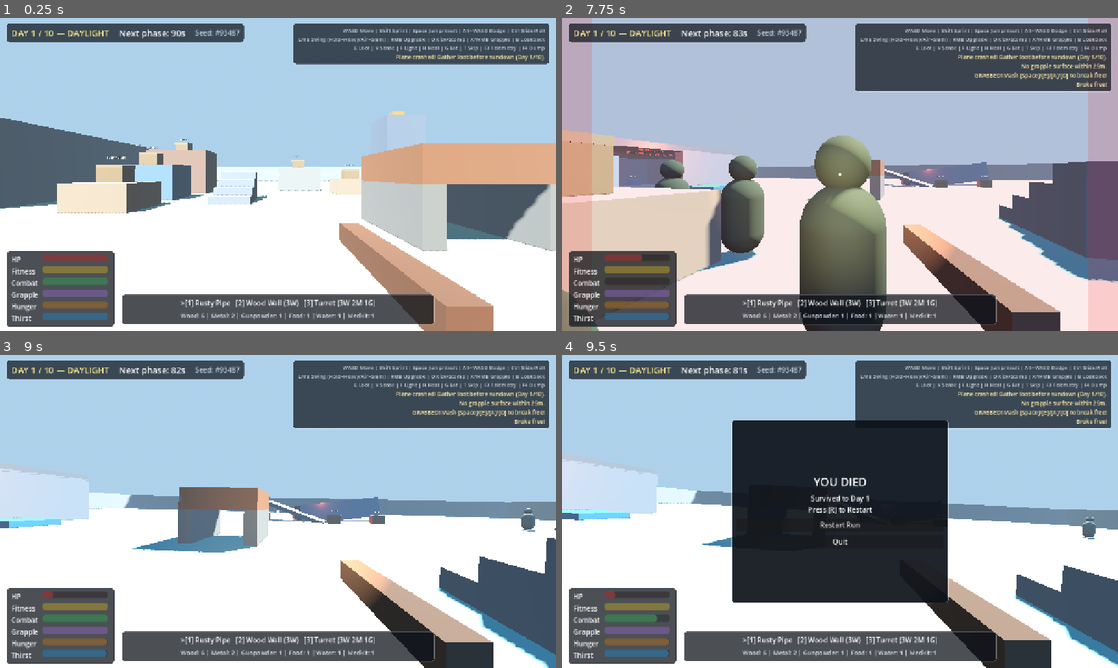
Above: before the commit, frames 1-4 (two rows, left to right).
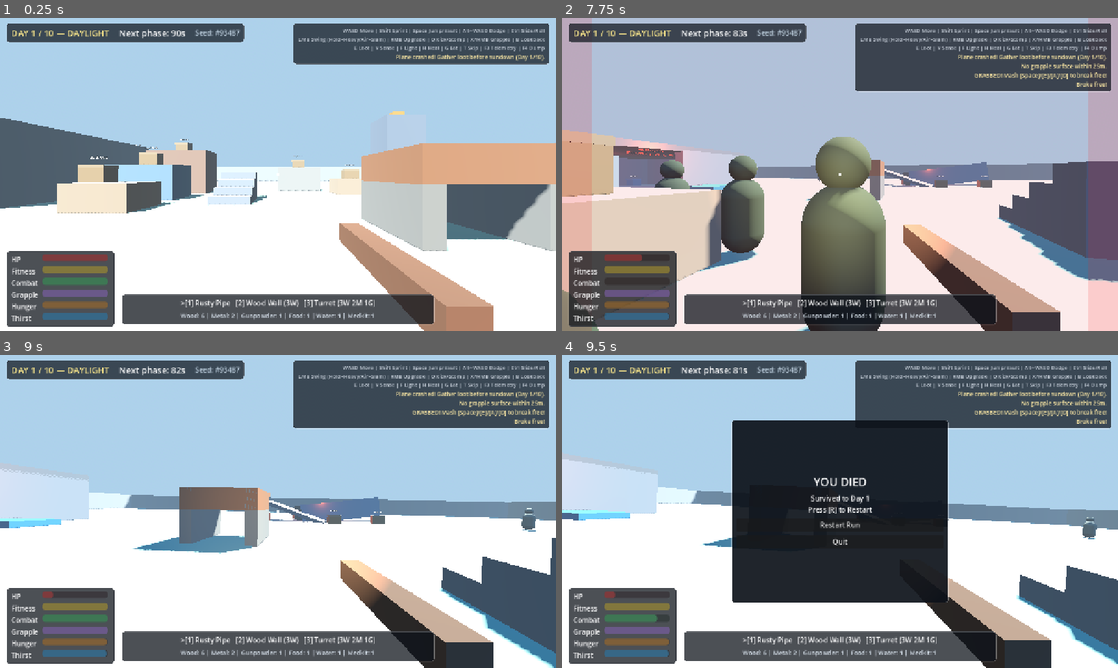
Above: after the commit, the same moments.

Repository: YuriSekaii/Sunfall
Game: Godot game, scene res://scenes/main.tscn
Same seed, same stepped clock (60 frames per second), same inputs: the game is played once before the commit and once after it.
Inputs (mouse positions are in pixels of both pictures, inside the frame that each line leads up to):
- Up to frame 1 (0.25 s): no input
- Up to frame 2 (7.75 s): tap Enter at 0.5 s; move the mouse to (867, 174) at 0.52 s; hold Ctrl (crouch) 0.53-1.28 s; hold W (move_forward) 0.53-5.78 s; click (867, 174) at 0.67 s; tap Space (jump) at 0.77, 1.52, 3.02, 3.77, 4.52, 6.02, 6.77, 7.52 s; tap Q (kick) at 0.8, 1.35, 2.3, 3.8, 5.3, 5.85, 6.8 s; move the mouse to (812, 174) at 1.27 s; click (812, 174) at 1.42 s; tap Ctrl (crouch) every 1.5 s from 1.55 to 7.55 s; move the mouse to (851, 168) at 2.02 s; hold Ctrl (crouch) 2.03-2.78 s; click (851, 168) at 2.17 s; move the mouse to (834, 180) at 2.77 s; tap Alt (dodge) at 2.85 s; click (834, 180) at 2.92 s; move the mouse to (878, 177) at 3.52 s; tap F (flashlight) at 3.6 s; click (878, 177) at 3.67 s; move the mouse to (795, 171) at 4.27 s; tap X (grapple) at 4.35 s; click (795, 171) at 4.42 s; move the mouse to (845, 174) at 5.02 s; hold E (interact) 5.03-5.78 s; click (845, 174) at 5.17 s; tap R (restart_run) at 5.75 s; move the mouse to (817, 168) at 5.77 s; hold D (move_right) 5.78-6.53 s; click (817, 168) at 5.92 s; move the mouse to (867, 174) at 6.52 s; hold B (lookback) 6.53-7.28 s; hold W (move_forward) from 6.53 s (still down); click (867, 174) at 6.67 s; move the mouse to (812, 174) at 7.27 s; click (812, 174) at 7.35 s
- Up to frame 3 (9 s): move the mouse to (289, 505) at 8.02 s; right-click (289, 505) at 8.1 s; click (289, 505) at 8.17 s; tap Q (kick) at 8.3 s; move the mouse to (272, 517) at 8.77 s; release W (move_forward) at 8.78 s; hold A (move_left) from 8.78 s (still down); tap 1 (slot_1) at 8.85 s; click (272, 517) at 8.92 s
- Up to frame 4 (9.5 s): keep holding A (move_left); tap Space (jump) at 9.02 s; tap Ctrl (crouch) at 9.05 s

The runs differ from the first frame. In frame 1, 0.5% of the frame differs, in the area x 14-26%, y 44-53%; in frame 2, 0.3%; in frame 3, 1.0%, in the area x 0-100%, y 36-100%; in frame 4, 0.6%.

Commit message:
Add live autonomous playtest bridge and overhaul melee swings, kicks, and 3D physics reactions

Diff:
--- /dev/null
+++ b/scripts/debug/playtest_bridge.gd
@@ -0,0 +1,230 @@
+extends Node
+
+var _world: Node3D
+var _player: Player
+var _server := TCPServer.new()
+var _peer: StreamPeerTCP = null
+var _buf: String = ""
+var _step_remaining: int = 0
+var _step_wait_peer: bool = false
+
+var _rec_active: bool = false
+var _rec_dir: String = ""
+var _rec_every_n: int = 2
+var _rec_tick: int = 0
+var _rec_frame_idx: int = 0
+var _events: Array[Dictionary] = []
+
+
+func setup(world: Node3D, player: Player, port: int) -> void:
+	_world = world
+	_player = player
+	var err := _server.listen(port, "127.0.0.1")
+	if err != OK:
+		push_error("PlaytestBridge failed to listen on port %d: %d" % [port, err])
+
+
+func _ready() -> void:
+	process_mode = Node.PROCESS_MODE_ALWAYS
+	if is_instance_valid(_player):
+		_player.allow_headless_mouse_look_for_test = true
+		_player._grab_immunity = 0.0
+	if _world.has_method("_set_mouse_captured"):
+		_world.call("_set_mouse_captured", false)
+	if _world.get("_telemetry_panel") != null:
+		(_world.get("_telemetry_panel") as Control).visible = false
+
+
+func push_event(kind: String, data: Dictionary = {}) -> void:
+	var ev := {"t": snappedf(_player._elapsed_time, 0.001) if is_instance_valid(_player) else 0.0, "kind": kind}
+	for k in data.keys():
+		ev[k] = data[k]
+	_events.append(ev)
+	if _events.size() > 64:
+		_events.pop_front()
+
+
+func _physics_process(_delta: float) -> void:
+	if _server.is_connection_available():
+		_peer = _server.take_connection()
+		_buf = ""
+
+	if _rec_active:
+		_rec_tick += 1
+		if (_rec_tick % _rec_every_n) == 0:
+			_grab_rec_frame()
+
+	if _step_remaining > 0:
+		_step_remaining -= 1
+		if _step_remaining == 0 and _step_wait_peer:
+			_step_wait_peer = false
+			_send_json({"ok": true, "state": _collect_state()})
+		return
+
+	_poll_commands()
+
+
+func _grab_rec_frame() -> void:
+	if DisplayServer.get_name() == "headless":
+		return
+	var tex := get_viewport().get_texture()
+	if tex == null:
+		return
+	var img := tex.get_image()
+	if img == null or img.is_empty():
+		return
+	_rec_frame_idx += 1
+	img.save_png(_rec_dir.path_join("f_%05d.png" % _rec_frame_idx))
+
+
+func _poll_commands() -> void:
+	if _peer == null:
+		return
+	_peer.poll()
+	var st := _peer.get_status()
+	if st != StreamPeerTCP.STATUS_CONNECTED:
+		_peer = null
+		return
+	var avail := _peer.get_available_bytes()
+	if avail > 0:
+		_buf += _peer.get_utf8_string(avail)
+	while true:
+		var nl := _buf.find("\n")
+		if nl == -1:
+			break
+		var line := _buf.substr(0, nl).strip_edges()
+		_buf = _buf.substr(nl + 1)
+		if not line.is_empty():
+			_handle_line(line)
+
+
+func _send_json(obj: Dictionary) -> void:
+	if _peer != null and _peer.get_status() == StreamPeerTCP.STATUS_CONNECTED:
+		_peer.put_data((JSON.stringify(obj) + "\n").to_utf8_buffer())
+
+
+func _handle_line(line: String) -> void:
+	var parsed: Variant = JSON.parse_string(line)
+	if not (parsed is Dictionary):
+		_send_json({"ok": false, "err": "bad_json"})
+		return
+	var cmd_d := parsed as Dictionary
+	var cmd := String(cmd_d.get("cmd", ""))
+	match cmd:
+		"state":
+			_send_json({"ok": true, "state": _collect_state()})
+		"input":
+			for a in cmd_d.get("press", []):
+				Input.action_press(String(a))
+			for a in cmd_d.get("release", []):
+				Input.action_release(String(a))
+			if cmd_d.has("yaw_deg"):
+				_player._yaw = deg_to_rad(float(cmd_d["yaw_deg"]))
+				_player.rotation.y = _player._yaw
+			if cmd_d.has("pitch_deg"):
+				_player._pitch = deg_to_rad(float(cmd_d["pitch_deg"]))
+				_player._head.rotation.x = _player._pitch
+			if cmd_d.has("look_at"):
+				var la: Array = cmd_d["look_at"]
+				var target := Vector3(float(la[0]), float(la[1]), float(la[2]))
+				var delta_v := target - _player._camera.global_position
+				var horiz := Vector2(delta_v.x, delta_v.z).length()
+				if horiz > 0.01:
+					_player._yaw = atan2(-delta_v.x, -delta_v.z)
+					_player.rotation.y = _player._yaw
+					_player._pitch = clampf(atan2(delta_v.y, horiz), deg_to_rad(-89.0), deg_to_rad(70.0))
+					_player._head.rotation.x = _player._pitch
+			_send_json({"ok": true})
+		"step":
+			var n := maxi(1, int(cmd_d.get("frames", 1)))
+			_step_remaining = n
+			_step_wait_peer = true
+		"record_start":
+			_rec_dir = String(cmd_d.get("dir", ""))
+			_rec_every_n = maxi(1, int(cmd_d.get("every_n", 2)))
+			DirAccess.make_dir_recursive_absolute(_rec_dir)
+			_rec_frame_idx = 0
+			_rec_tick = 0
+			_rec_active = true
+			_send_json({"ok": true, "dir": _rec_dir})
+		"record_stop":
+			_rec_active = false
+			_send_json({"ok": true, "frames": _rec_frame_idx})
+		"spawn_zombie":
+			var p_arr: Array = cmd_d.get("pos", [0.0, 0.05, 4.0])
+			var z := Zombie.new()
+			z.configure(bool(cmd_d.get("active", false)), bool(cmd_d.get("brute", false)), false)
+			_world.add_child(z)
+			z.global_position = Vector3(float(p_arr[0]), float(p_arr[1]), float(p_arr[2]))
+			var d := _player.global_position - z.global_position
+			d.y = 0.0
+			if d.length() > 0.05:
+				z.rotation.y = atan2(-d.x, -d.z)
+			_send_json({"ok": true, "id": z.get_instance_id()})
+		"clear_zombies":
+			for node in get_tree().get_nodes_in_group("enemies"):
+				if is_instance_valid(node):
+					node.queue_free()
+			_send_json({"ok": true})
+		"teleport":
+			var tp: Array = cmd_d.get("pos", [0.0, 0.05, 8.0])
+			_player.global_position = Vector3(float(tp[0]), float(tp[1]), float(tp[2]))
+			_player.velocity = Vector3.ZERO
+			if cmd_d.has("yaw_deg"):
+				_player._yaw = deg_to_rad(float(cmd_d["yaw_deg"]))
+				_player.rotation.y = _player._yaw
+			if cmd_d.has("pitch_deg"):
+				_player._pitch = deg_to_rad(float(cmd_d["pitch_deg"]))
+				_player._head.rotation.x = _player._pitch
+			_player._is_crouching = false
+			_player._slide_timer = 0.0
+			_player._vaulting = false
+			_player._ledge_hanging = false
+			_player._wall_running = false
+			_player._dropkicking = false
+			_player._grabbed_by = null
+			_send_json({"ok": true})
+		"quit":
+			_rec_active = false
+			_send_json({"ok": true})
+			get_tree().quit(0)
+		_:
+			_send_json({"ok": false, "err": "unknown_cmd"})
+
+
+func _collect_state() -> Dictionary:
+	var zombies_out: Array[Dictionary] = []
+	for node in get_tree().get_nodes_in_group("enemies"):
+		if node is Zombie and is_instance_valid(node):
+			var z := node as Zombie
+			zombies_out.append({
+				"id": z.get_instance_id(),
+				"pos": [snappedf(z.global_position.x, 0.02), snappedf(z.global_position.y, 0.02), snappedf(z.global_position.z, 0.02)],
+				"vel": [snappedf(z.velocity.x, 0.02), snappedf(z.velocity.y, 0.02), snappedf(z.velocity.z, 0.02)],
+				"hp": snappedf(z.hp, 0.1),
+				"downed": z.is_downed(),
+				"stagger": snappedf(z.stagger_timer, 0.02),
+				"anim": z._current_anim,
+				"dist": snappedf(_player.global_position.distance_to(z.global_position), 0.02),
+			})
+	var evs := _events.duplicate()
+	_events.clear()
+	return {
+		"pos": [snappedf(_player.global_position.x, 0.02), snappedf(_player.global_position.y, 0.02), snappedf(_player.global_position.z, 0.02)],
+		"vel": [snappedf(_player.velocity.x, 0.02), snappedf(_player.velocity.y, 0.02), snappedf(_player.velocity.z, 0.02)],
+		"speed": snappedf(Vector2(_player.velocity.x, _player.velocity.z).length(), 0.02),
+		"yaw_deg": snappedf(rad_to_deg(_player._yaw), 0.1),
+		"pitch_deg": snappedf(rad_to_deg(_player._pitch), 0.1),
+		"move_state": _player.move_state,
+		"fpp_anim": _player._current_fpp_anim,
+		"hp": snappedf(_player.hp, 0.1),
+		"fitness": snappedf(_player.fitness, 0.02),
+		"stamina": snappedf(_player.stamina, 0.02),
+		"slot": _player.active_slot,
+		"inv": _player.inventory.duplicate(),
+		"prompt": _player._prompt_text,
+		"is_night": bool(_world.get("is_night")),
+		"day": int(_world.get("day")),
+		"zombies": zombies_out,
+		"events": evs,
+	}
--- a/scripts/player.gd
+++ b/scripts/player.gd
@@ -142,6 +142,9 @@
 var _melee_sweep_apex_recorded: bool = false
 var _melee_hit_targets: Array[Zombie] = []
 var _melee_candidate_ids: Dictionary = {}
+var _world_hit_done: bool = false
+var _swing_trail_mesh: MeshInstance3D
+var _swing_trail_timer: float = 0.0
 var _hit_pause_timer: float = 0.0
 
 var _kick_hit_timer: float = -1.0
@@ -303,6 +306,20 @@
 	_grapple_beam.material_override = gmat
 	_grapple_beam.visible = false
 	get_tree().root.call_deferred("add_child", _grapple_beam)
+
+	_swing_trail_mesh = MeshInstance3D.new()
+	var t_quad := QuadMesh.new()
+	t_quad.size = Vector2(0.72, 0.018)
+	_swing_trail_mesh.mesh = t_quad
+	_swing_trail_mesh.position = Vector3(0.0, -0.06, -0.72)
+	var t_mat := StandardMaterial3D.new()
+	t_mat.shading_mode = BaseMaterial3D.SHADING_MODE_UNSHADED
+	t_mat.transparency = BaseMaterial3D.TRANSPARENCY_ALPHA
+	t_mat.cull_mode = BaseMaterial3D.CULL_DISABLED
+	t_mat.albedo_color = Color(0.92, 0.95, 1.0, 0.0)
+	_swing_trail_mesh.material_override = t_mat
+	_swing_trail_mesh.visible = false
+	_camera.add_child(_swing_trail_mesh)
 
 	_build_ghost = MeshInstance3D.new()
 	_build_ghost.visible = false
@@ -425,6 +442,12 @@
 	_dropkick_standup_timer = maxf(0.0, _dropkick_standup_timer - delta)
 	_stomp_timer = maxf(0.0, _stomp_timer - delta)
 	_swing_roll_timer = maxf(0.0, _swing_roll_timer - delta)
+	_swing_trail_timer = maxf(0.0, _swing_trail_timer - delta)
+	if is_instance_valid(_swing_trail_mesh):
+		_swing_trail_mesh.visible = _swing_trail_timer > 0.0
+		if _swing_trail_mesh.visible:
+			var t_mat := _swing_trail_mesh.material_override as StandardMaterial3D
+			t_mat.albedo_color.a = clampf(_swing_trail_timer / 0.14, 0.0, 1.0) * 0.42
 	_look_slew_phase = minf(1.0, _look_slew_phase + delta * 12.0)
 
 	if _hit_pause_timer > 0.0:
@@ -1539,6 +1562,7 @@
 		_play_fpp_anim("stomp", true)
 	Sfx.play(self, "hit", -1.0, 0.68)
 	_spawn_impact_burst(best.global_position + Vector3(0.0, 0.3, 0.0), Color(0.88, 0.08, 0.08))
+	_push_playtest_event("stomp", {"hp": best.hp})
 	log_message.emit("Head Stomp!")
 	return true
 
@@ -1715,7 +1739,11 @@
 
 	if _fpp_rig != null:
 		var target_rig_pos := Vector3(0.0, 0.0, 0.16)
-		if _slide_timer > 0.0:
+		if _dropkicking:
+			target_rig_pos = Vector3(0.0, 0.24, -0.18)
+		elif _kick_anim > 0.05:
+			target_rig_pos = Vector3(0.0, 0.14, -0.08)
+		elif _slide_timer > 0.0:
 			target_rig_pos = Vector3(0.0, -0.52, 0.46)
 		elif _is_crouching:
 			target_rig_pos = Vector3(0.0, -0.56, 0.46)
@@ -1861,6 +1889,10 @@
 	_melee_sweep_active = true
 	_melee_sweep_elapsed = 0.0
 	_melee_sweep_apex_recorded = false
+	_world_hit_done = false
+	_swing_trail_timer = 0.09
+	if is_instance_valid(_swing_trail_mesh):
+		_swing_trail_mesh.rotation.z = deg_to_rad(18.0 if is_rl else -18.0)
 	_melee_hit_targets.clear()
 	_melee_candidate_ids.clear()
 	if get_tree() != null:
@@ -1931,6 +1963,19 @@
 					_apply_melee_hit_to_zombie(z, target_pt, forward, base_dmg, stam_cost, knock_mul, stagger_dur, heavy, is_exh)
 					new_hits += 1
 
+	# 3. Solid-surface weapon hit & bounce when no zombie was struck
+	if _melee_hit_targets.is_empty() and not _world_hit_done:
+		var surf_hit := space.intersect_ray(PhysicsRayQueryParameters3D.create(from, from + forward * (reach * 0.88), 1 | 16, [get_rid()]))
+		if not surf_hit.is_empty():
+			_world_hit_done = true
+			_hit_pause_timer = 0.048
+			_cam_punch = 0.06
+			_shake_intensity = maxf(_shake_intensity, 0.07)
+			_swing_roll_impulse = -_swing_roll_impulse * 0.7
+			Sfx.play(self, "hit", -4.5, randf_range(1.25, 1.45))
+			_spawn_surface_hit_fx(Vector3(surf_hit["position"]), Vector3(surf_hit["normal"]))
+			_push_playtest_event("world_bounce", {"pos": [surf_hit["position"].x, surf_hit["position"].y, surf_hit["position"].z]})
+
 	return new_hits
 
 
@@ -1945,7 +1990,10 @@
 
 	var is_crit := z.is_headshot_pos(hit_pos)
 	var dmg := base_dmg * (2.0 if is_crit else 1.0)
-	var killed := z.apply_hit(dmg, dir * knock_mul, stagger_dur)
+	var right_flat := Vector3(transform.basis.x.x, 0.0, transform.basis.x.z).normalized()
+	var slash_dir := (Vector3(dir.x, 0.0, dir.z).normalized() * 0.72 + right_flat * float(-_combo_side) * 0.28).normalized()
+	var launch_y := 2.0 if heavy else 0.0
+	var killed := z.apply_hit(dmg, slash_dir * knock_mul, stagger_dur, _combo_side, launch_y)
 	z.pause_hit_freeze(0.055 if not heavy else 0.085)
 	if first_hit:
 		_hit_pause_timer = 0.055 if not heavy else 0.085
@@ -1954,7 +2002,8 @@
 	_cam_punch = -0.11 if heavy else -0.065
 	_shake_intensity = maxf(_shake_intensity, 0.09 if heavy else 0.05)
 	Sfx.play(self, "hit", -2.0 if heavy else -3.0, 0.82 if heavy else randf_range(0.9, 1.12))
-	_spawn_impact_burst(hit_pos, Color(1.0, 0.22, 0.12) if is_crit else Color(0.86, 0.08, 0.08))
+	_spawn_impact_burst(hit_pos, Color(0.45, 0.02, 0.02), slash_dir)
+	_push_playtest_event("melee_hit", {"dmg": dmg, "crit": is_crit, "heavy": heavy, "hp": z.hp})
 	if killed:
 		log_message.emit("HEADSHOT! Eliminated infected." if is_crit else "Eliminated infected.")
 	elif is_crit:
@@ -1979,27 +2028,84 @@
 	return hits > 0 or not _melee_hit_targets.is_empty()
 
 
-func _spawn_impact_burst(pos: Vector3, tint: Color) -> void:
+func _push_playtest_event(kind: String, data: Dictionary = {}) -> void:
+	if get_tree() == null:
+		return
+	var bridge := get_tree().root.find_child("PlaytestBridge", true, false)
+	if bridge != null and bridge.has_method("push_event"):
+		bridge.call("push_event", kind, data)
+
+
+func _spawn_surface_hit_fx(pos: Vector3, normal: Vector3) -> void:
 	var parent := get_parent()
 	if parent == null or DisplayServer.get_name() == "headless":
 		return
+	var smat := StandardMaterial3D.new()
+	smat.shading_mode = BaseMaterial3D.SHADING_MODE_UNSHADED
+	smat.albedo_color = Color(1.0, 0.78, 0.32)
+	for _i in 8:
+		var p := MeshInstance3D.new()
+		var cap := CapsuleMesh.new()
+		cap.radius = 0.009
+		cap.height = 0.08
+		p.mesh = cap
+		p.material_override = smat
+		parent.add_child(p)
+		p.global_position = pos + normal * 0.03
+		var vel := (normal + Vector3(randf_range(-0.9, 0.9), randf_range(-0.4, 0.9), randf_range(-0.9, 0.9))).normalized() * randf_range(3.5, 7.0)
+		p.look_at(p.global_position + vel, Vector3.UP)
+		p.rotate_object_local(Vector3.RIGHT, PI * 0.5)
+		var tw := p.create_tween()
+		tw.tween_property(p, "global_position", pos + vel * 0.16 + Vector3(0.0, -0.22, 0.0), 0.18)
+		tw.parallel().tween_property(p, "scale", Vector3(0.1, 0.1, 0.1), 0.18)
+		tw.finished.connect(p.queue_free)
+
+
+func _spawn_impact_burst(pos: Vector3, tint: Color, bias_dir: Vector3 = Vector3.ZERO) -> void:
+	var parent := get_parent()
+	if parent == null or DisplayServer.get_name() == "headless":
+		return
 	var mat := StandardMaterial3D.new()
-	mat.shading_mode = BaseMaterial3D.SHADING_MODE_UNSHADED
-	mat.albedo_color = tint
-	for i in 16:
+	mat.albedo_color = Color(0.36, 0.015, 0.015).lerp(tint, 0.35)
+	mat.roughness = 0.18
+	for _i in 14:
 		var p := MeshInstance3D.new()
-		var box := BoxMesh.new()
-		var sz := randf_range(0.04, 0.09)
-		box.size = Vector3(sz, sz, sz)
-		p.mesh = box
+		var cap := CapsuleMesh.new()
+		cap.radius = randf_range(0.010, 0.018)
+		cap.height = randf_range(0.09, 0.18)
+		p.mesh = cap
 		p.material_override = mat
 		parent.add_child(p)
 		p.global_position = pos
-		var vel := Vector3(randf_range(-1.3, 1.3), randf_range(0.3, 1.8), randf_range(-1.3, 1.3)).normalized() * randf_range(2.4, 5.8)
+		var vel := (bias_dir * 0.75 + Vector3(randf_range(-1.0, 1.0), randf_range(0.15, 1.3), randf_range(-1.0, 1.0))).normalized() * randf_range(2.6, 6.2)
+		p.look_at(pos + vel, Vector3.UP)
+		p.rotate_object_local(Vector3.RIGHT, PI * 0.5)
 		var tw := p.create_tween()
-		tw.tween_property(p, "global_position", pos + vel * 0.24 + Vector3(0.0, -0.35, 0.0), 0.26)
-		tw.parallel().tween_property(p, "scale", Vector3(0.05, 0.05, 0.05), 0.26)
+		tw.tween_property(p, "global_position", pos + vel * 0.24 + Vector3(0.0, -0.45, 0.0), 0.26)
+		tw.parallel().tween_property(p, "scale", Vector3(0.15, 0.15, 0.15), 0.26)
 		tw.finished.connect(p.queue_free)
+
+	var space := get_world_3d().direct_space_state
+	var fl_hit := space.intersect_ray(PhysicsRayQueryParameters3D.create(pos + Vector3(0.0, 0.2, 0.0), pos + Vector3(0.0, -2.5, 0.0), 1, [get_rid()]))
+	if not fl_hit.is_empty():
+		var decal := MeshInstance3D.new()
+		var cyl := CylinderMesh.new()
+		var rad := randf_range(0.28, 0.52)
+		cyl.top_radius = rad
+		cyl.bottom_radius = rad
+		cyl.height = 0.012
+		decal.mesh = cyl
+		var dmat := StandardMaterial3D.new()
+		dmat.transparency = BaseMaterial3D.TRANSPARENCY_ALPHA
+		dmat.albedo_color = Color(0.28, 0.01, 0.01, 0.78)
+		dmat.roughness = 0.15
+		decal.material_override = dmat
+		parent.add_child(decal)
+		decal.global_position = Vector3(fl_hit["position"]) + Vector3(0.0, 0.008, 0.0)
+		var tw_d := decal.create_tween()
+		tw_d.tween_interval(10.0)
+		tw_d.tween_property(dmat, "albedo_color:a", 0.0, 2.0)
+		tw_d.finished.connect(decal.queue_free)
 
 
 func _trigger_slide_kick() -> void:
@@ -2082,12 +2188,14 @@
 			break
 	if not hit.is_empty() and hit["collider"] is Zombie:
 		var z := hit["collider"] as Zombie
-		var knock := (23.0 if is_dropkick else 11.5) * power_mul
+		var knock := (15.5 if is_dropkick else 11.5) * power_mul
 		var dmg := (40.0 if is_dropkick else 8.0) * power_mul
 		var stag := 1.6 if is_dropkick else 1.1
-		z.apply_hit(dmg, dir * knock, stag)
+		var launch_y := 4.2 if is_dropkick else 1.2
+		z.apply_hit(dmg, Vector3(dir.x, 0.0, dir.z).normalized() * knock, stag, 0, launch_y)
 		if is_dropkick or power_mul > 1.2:
-			z.apply_knockdown(2.5)
+			z.apply_knockdown(2.8)
+		_spawn_impact_burst(Vector3(hit["position"]), Color(0.45, 0.02, 0.02), dir)
 		_shake_intensity = maxf(_shake_intensity, 0.10 if is_dropkick else 0.06)
 		Sfx.play(self, "hit", -1.5 if is_dropkick else -2.0, 0.72 if is_dropkick else 0.78)
 		if is_dropkick:
--- a/scripts/world.gd
+++ b/scripts/world.gd
@@ -86,10 +86,19 @@
 	_maintain_outdoor_zombies()
 	_push_log("Plane crashed! Gather loot before sundown (Day 1/10).")
 	var cap_dir := ""
+	var playtest_port := 0
 	for arg in OS.get_cmdline_user_args():
 		if arg.begins_with("--visual-capture="):
 			cap_dir = arg.substr("--visual-capture=".length())
-	if not cap_dir.is_empty():
+		elif arg.begins_with("--playtest-port="):
+			playtest_port = int(arg.substr("--playtest-port=".length()))
+	if playtest_port > 0:
+		var bridge_script := load("res://scripts/debug/playtest_bridge.gd") as GDScript
+		var bridge: Node = bridge_script.new()
+		bridge.name = "PlaytestBridge"
+		bridge.call("setup", self, _player, playtest_port)
+		add_child(bridge)
+	elif not cap_dir.is_empty():
 		var harness_script := load("res://tests/live_visual_harness.gd") as GDScript
 		var harness: Node = harness_script.new()
 		harness.call("setup", self, _player, cap_dir)
@@ -404,7 +413,7 @@
 	_make_box(Vector3(-15.3, 1.8, -15.5), Vector3(5.0, 3.6, 3.4), Color(0.68, 0.72, 0.66), true, "concrete") # 3.6m wall-run exit rooftop
 
 	for p in [
-		Vector3(-7.5, 1.2, -2.0),
+		Vector3(-8.3, 1.2, -2.0),
 		Vector3(-8.5, 2.2, -6.5),
 		Vector3(-8.5, 3.6, -11.5),
 		Vector3(-15.3, 3.6, -15.5),
--- a/scripts/zombie.gd
+++ b/scripts/zombie.gd
@@ -30,6 +30,8 @@
 var _is_dying: bool = false
 var _death_timer: float = 0.0
 var _hit_freeze_timer: float = 0.0
+var _hit_lean_rot: Vector3 = Vector3.ZERO
+var _wall_slam_cd: float = 0.0
 
 var _col_shape: CollisionShape3D
 var _cap_shape: CapsuleShape3D
@@ -301,7 +303,7 @@
 
 	if not is_on_floor():
 		velocity.y -= DLReference.GRAVITY * delta
-	else:
+	elif velocity.y < 0.0:
 		velocity.y = 0.0
 
 	if _flash_timer > 0.0:
@@ -314,7 +316,12 @@
 	_grab_cd = maxf(0.0, _grab_cd - delta)
 	_lunge_cd = maxf(0.0, _lunge_cd - delta)
 	_ai_dodge_cd = maxf(0.0, _ai_dodge_cd - delta)
-	knockback_vel = knockback_vel.move_toward(Vector3.ZERO, 24.0 * delta)
+	_wall_slam_cd = maxf(0.0, _wall_slam_cd - delta)
+	_hit_lean_rot = _hit_lean_rot.lerp(Vector3.ZERO, clampf(delta * 10.0, 0.0, 1.0))
+	if _dl_rig != null:
+		_dl_rig.rotation = _hit_lean_rot
+	var kb_drag := (6.0 if not is_on_floor() else 22.0) * delta
+	knockback_vel = knockback_vel.move_toward(Vector3.ZERO, kb_drag)
 
 	if downed_timer > 0.0:
 		downed_timer = maxf(0.0, downed_timer - delta)
@@ -326,7 +333,38 @@
 		_lunge_timer = 0.0
 		velocity.x = knockback_vel.x
 		velocity.z = knockback_vel.z
+		var pre_kb := knockback_vel
 		move_and_slide()
+		if _wall_slam_cd <= 0.0 and pre_kb.length() > 3.5 and is_on_wall() and get_slide_collision_count() > 0:
+			for ci in get_slide_collision_count():
+				var col := get_slide_collision(ci)
+				if col != null and not (col.get_collider() is CharacterBody3D) and absf(col.get_normal().y) < 0.45:
+					_wall_slam_cd = 0.55
+					var nrm := Vector3(col.get_normal().x, 0.0, col.get_normal().z).normalized()
+					knockback_vel = pre_kb.bounce(nrm) * 0.35
+					apply_knockdown(2.5)
+					hp -= 18.0
+					_flash_timer = 0.09
+					_refresh_sunlight_visuals()
+					Sfx.play(self, "hit", -2.0, 0.72)
+					var bridge := get_tree().root.find_child("PlaytestBridge", true, false)
+					if bridge != null and bridge.has_method("push_event"):
+						bridge.call("push_event", "wall_slam", {"dmg": 18.0, "hp": hp})
+					if hp <= 0.0:
+						apply_hit(1.0, Vector3.ZERO, 0.1)
+						return
+					break
+		if pre_kb.length() > 4.5:
+			var kb_dir := Vector3(pre_kb.x, 0.0, pre_kb.z).normalized()
+			for other in get_tree().get_nodes_in_group("enemies"):
+				if other is Zombie and other != self and is_instance_valid(other):
+					var oz := other as Zombie
+					if not oz._is_dying and oz.stagger_timer <= 0.0:
+						var to_oz := oz.global_position - global_position
+						to_oz.y = 0.0
+						var d_oz := to_oz.length()
+						if d_oz > 0.05 and d_oz <= 0.95 and kb_dir.dot(to_oz / d_oz) > 0.25:
+							oz.apply_hit(6.0, pre_kb * 0.55, 0.65)
 		_play_anim("knockdown" if (downed_timer > 0.0 or stagger_timer > 1.3) else "stagger")
 		return
 
@@ -435,11 +473,14 @@
 	return best
 
 
-func apply_hit(damage: float, knockback: Vector3, stagger: float = 0.35) -> bool:
+func apply_hit(damage: float, knockback: Vector3, stagger: float = 0.35, hit_dir_side: int = 0, launch_y: float = 0.0) -> bool:
 	if _is_dying:
 		return false
 	hp -= damage
 	knockback_vel = Vector3(knockback.x, 0.0, knockback.z)
+	if launch_y > 0.0:
+		velocity.y = maxf(velocity.y, launch_y)
+	_hit_lean_rot = Vector3(0.28 if launch_y > 0.5 else 0.16, 0.0, float(-hit_dir_side) * 0.24)
 	stagger_timer = maxf(stagger_timer, stagger)
 	_flash_timer = 0.07
 	_refresh_sunlight_visuals()
